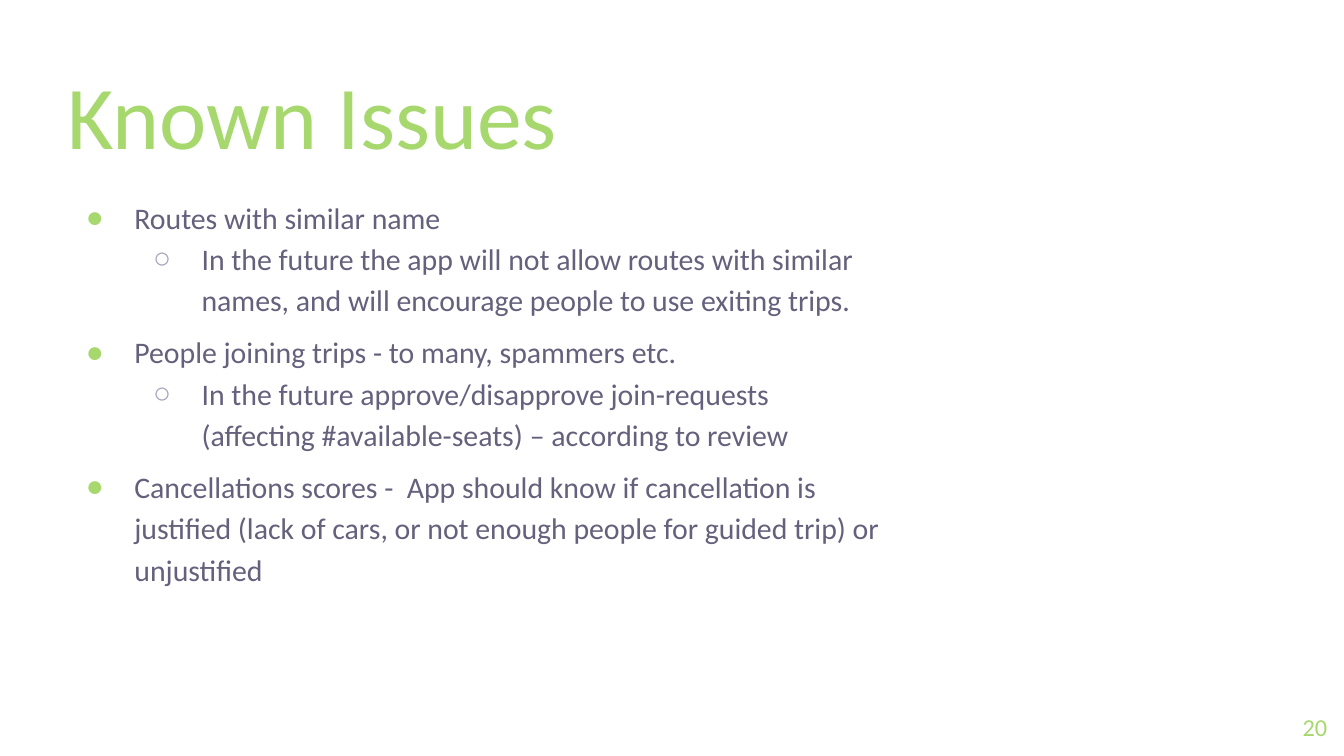
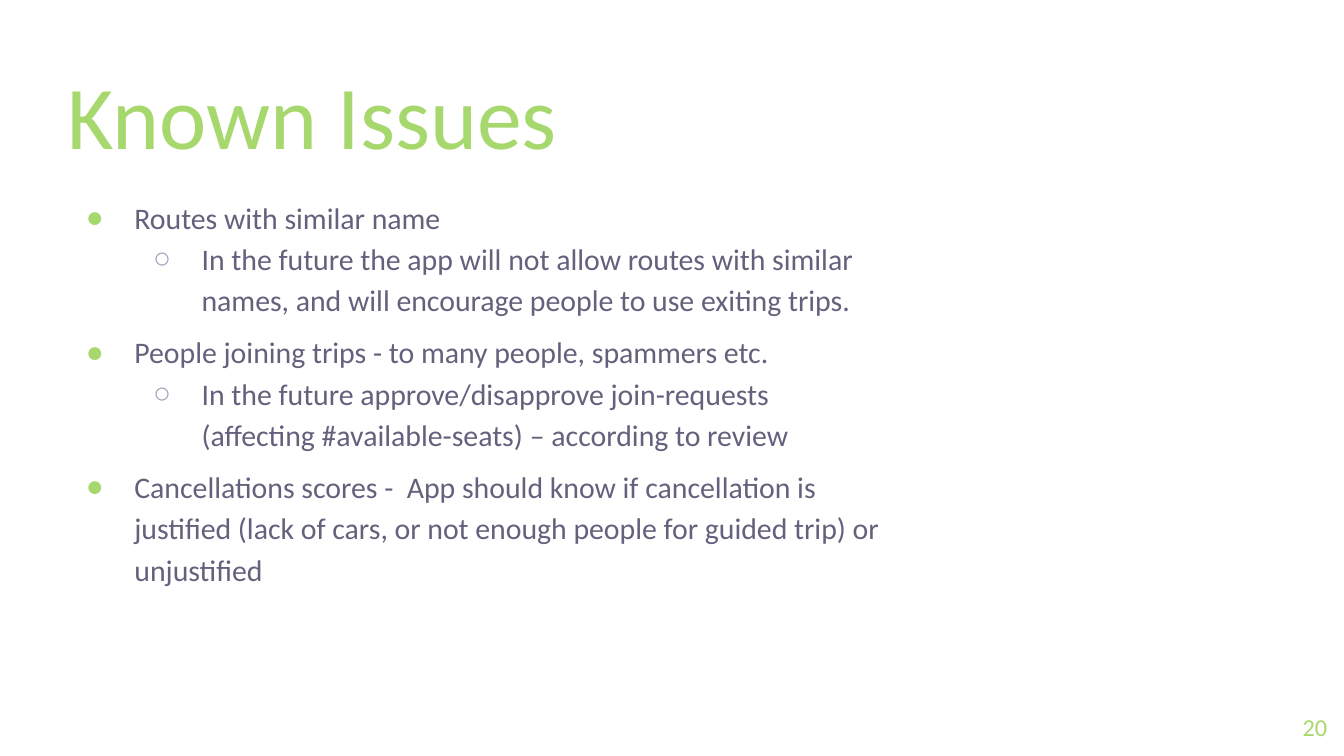
Before and after one commit to keremg/outsurfing, a slide deck: slide 20 of documents/Presentation_new.pptx. Drawn at 1344x756 pixels with LibreOffice and Linux fonts; fonts in the diff are those of the drawing; background and template pictures are left out. Boxes give left, top, right and bottom in pixels: in the first picture for what was removed or moved away, otherwise in the second. Text is boxed around its words. In the diff, an @@ line names an element or a change of style, - is before the commit and + after.

```diff
--- a/documents/Presentation_new.pptx
+++ b/documents/Presentation_new.pptx
@@ text at <box>134,342,768,368</box>: text changed @@
-● People joining trips - to many, spammers etc.
+● People joining trips - to many people, spammers etc.
```
Also in this commit, not shown: 1 other slide changed.
